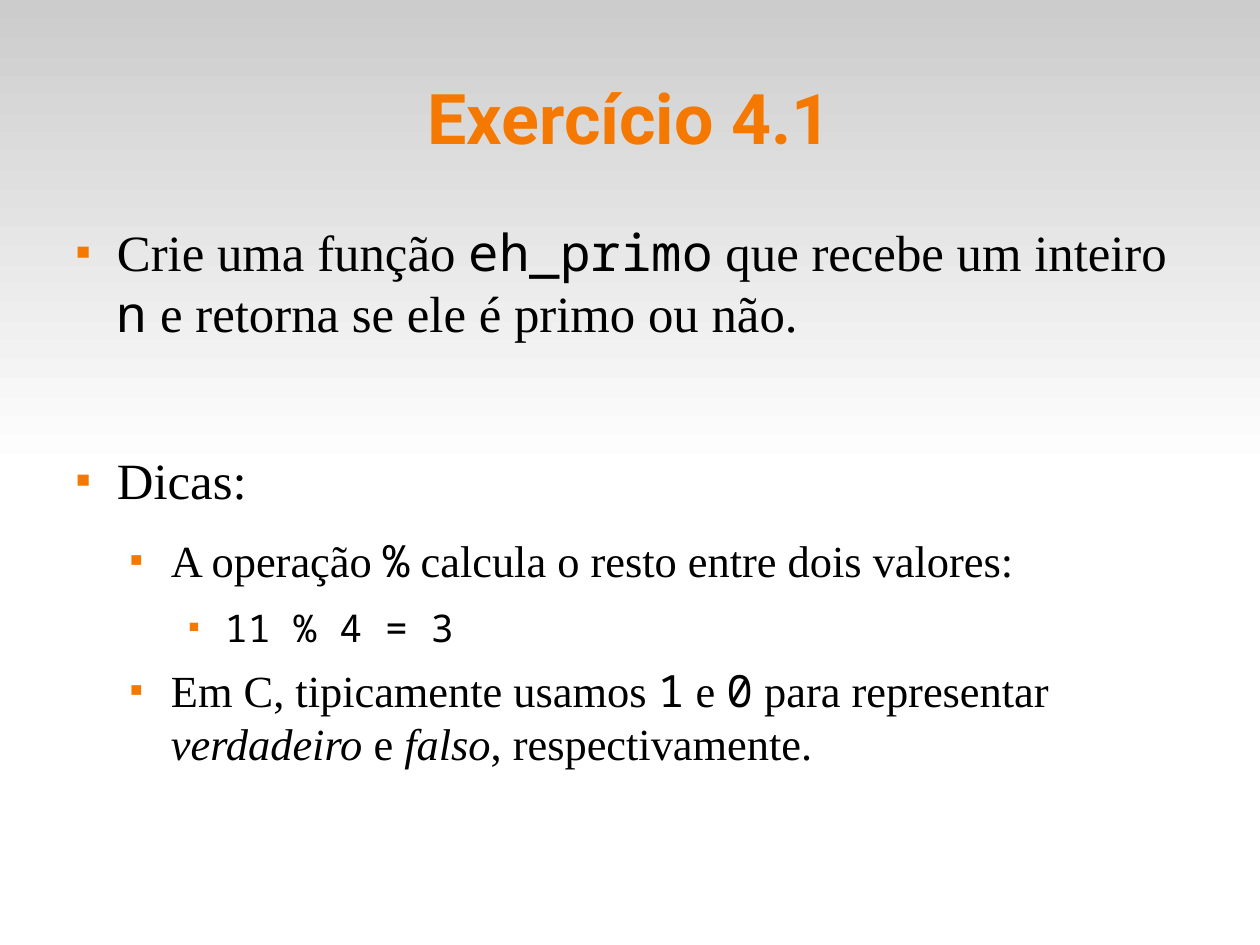
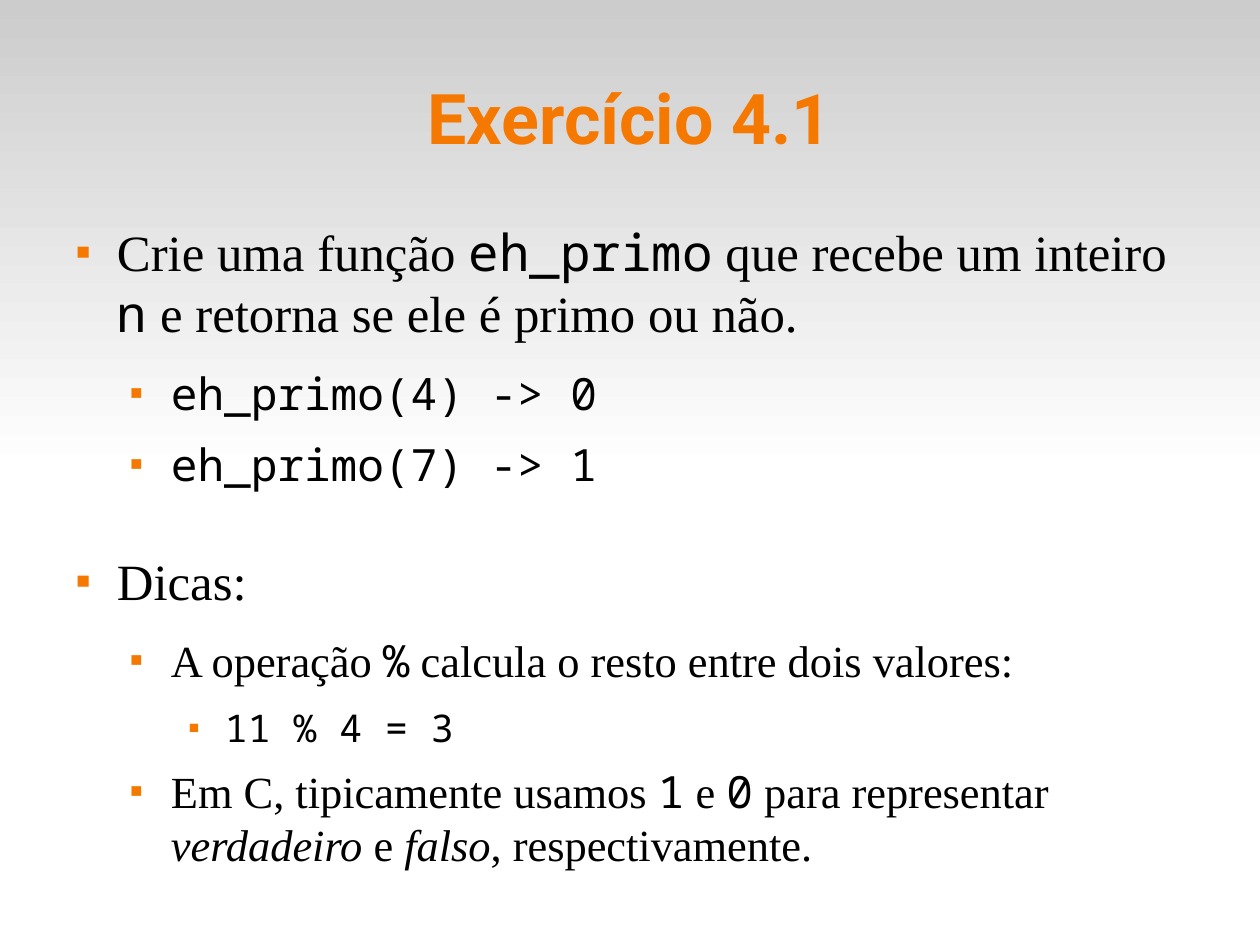
Before and after one commit to fsantanna-uerj/LP1, a slide deck: slide 7 of Slides/lp1-04-funcoes.odp. Drawn at 1260x945 pixels with LibreOffice and Linux fonts; fonts in the diff are those of the drawing. Boxes give left, top, right and bottom in pixels: in the first picture for what was removed or moved away, otherwise in the second. Text is boxed around its words. In the diff, an @@ line names an element or a change of style, - is before the commit and + after.

```diff
--- a/Slides/lp1-04-funcoes.odp
+++ b/Slides/lp1-04-funcoes.odp
@@ text at (x1=171, y1=376, x2=597, y2=492): paragraphs added @@
+  ■ eh_primo(4) -> 0
+  ■ eh_primo(7) -> 1
```
Also in this commit, not shown: 2 other files.
